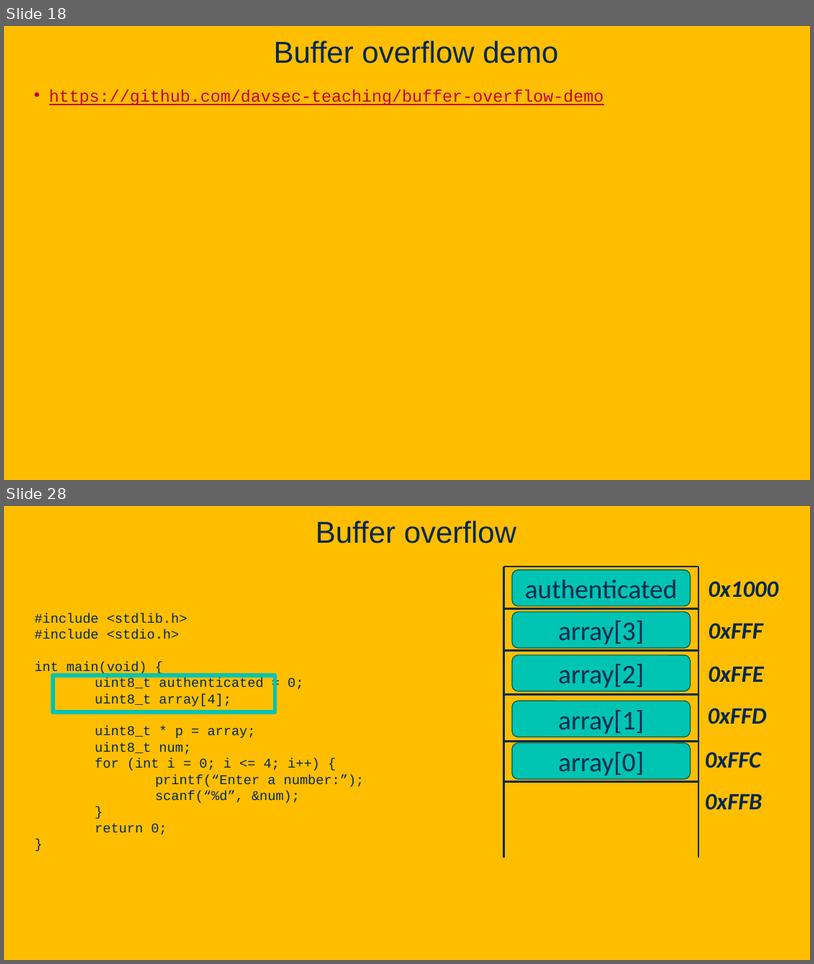
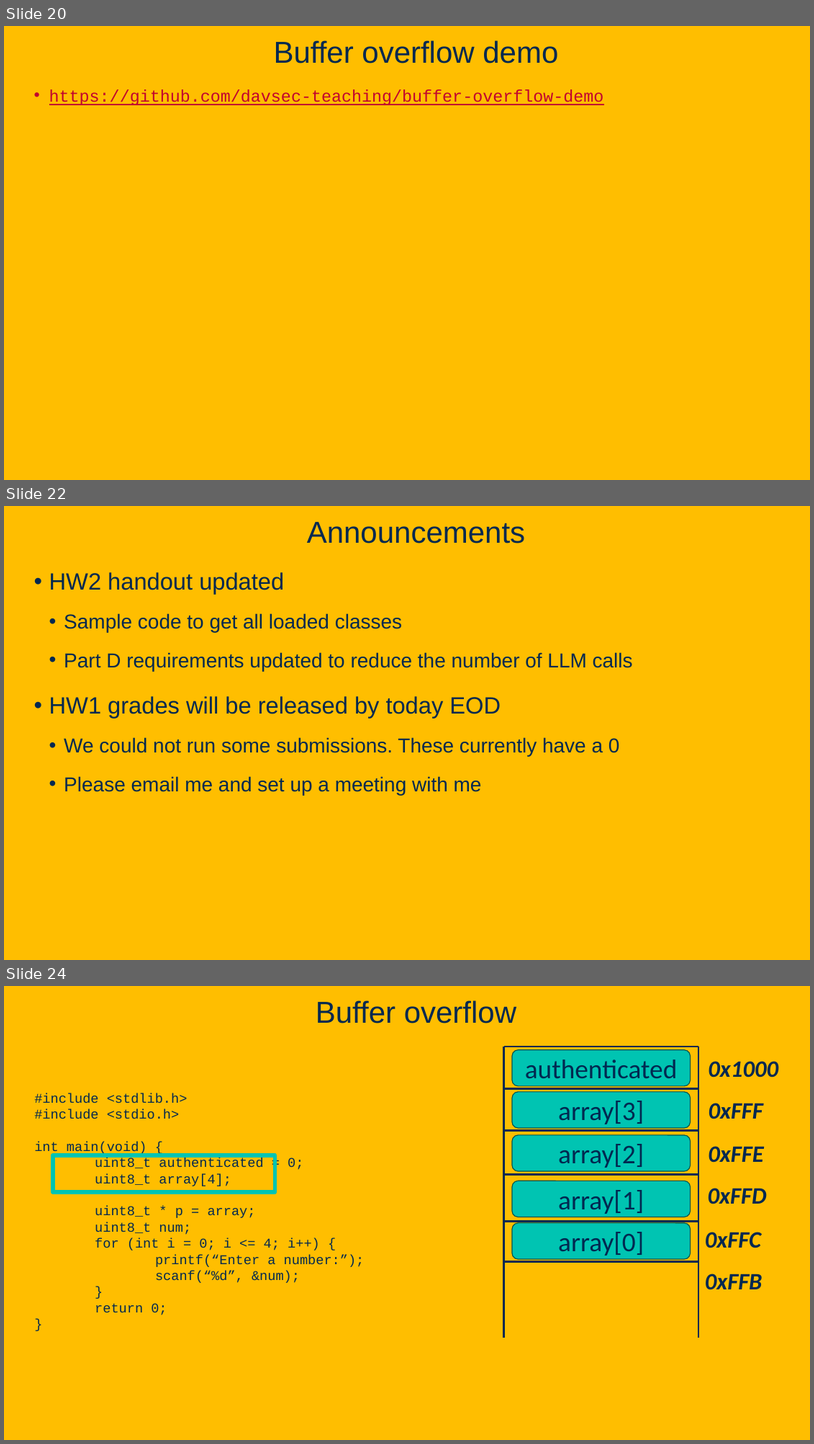
Before and after one commit to davsec-teaching/ecs160-f25, a slide deck: slides/9_software_security.pptx. Shown one above the other, each under a label of ours: slides 18 and 28 before the commit, slides 20, 22 and 24 after it; the slides between them are not shown. The pictures are 814x964 and 814x1444 pixels, drawn with LibreOffice and Linux fonts; fonts in the diff are those of the drawing; background and template pictures are left out. Boxes give left, top, right and bottom in pixels: in the first picture for what was removed or moved away, otherwise in the second. Text is boxed around its words. In the diff, an @@ line names an element or a change of style, - is before the commit and + after.

```diff
--- a/slides/9_software_security.pptx
+++ b/slides/9_software_security.pptx
@@ slide 22 added at <box>4,506,810,960</box>, background picture (left out) @@
@@ title added at <box>307,522,525,543</box>, 36 pt, text #022850 @@
+Announcements
@@ text added at <box>49,572,633,795</box>, 24 pt, text #022850 @@
+• HW2 handout updated
+  • Sample code to get all loaded classes
+  • Part D requirements updated to reduce the number of LLM calls
+• HW1 grades will be released by today EOD
+  • We could not run some submissions. These currently have a 0
+  • Please email me and set up a meeting with me
@@ what was slide 18 is now slide 20 @@
@@ what was slide 28 is now slide 24 @@
```
Also in this commit, not shown: 8 slides changed, 3 other slides added, 1 slide removed.
